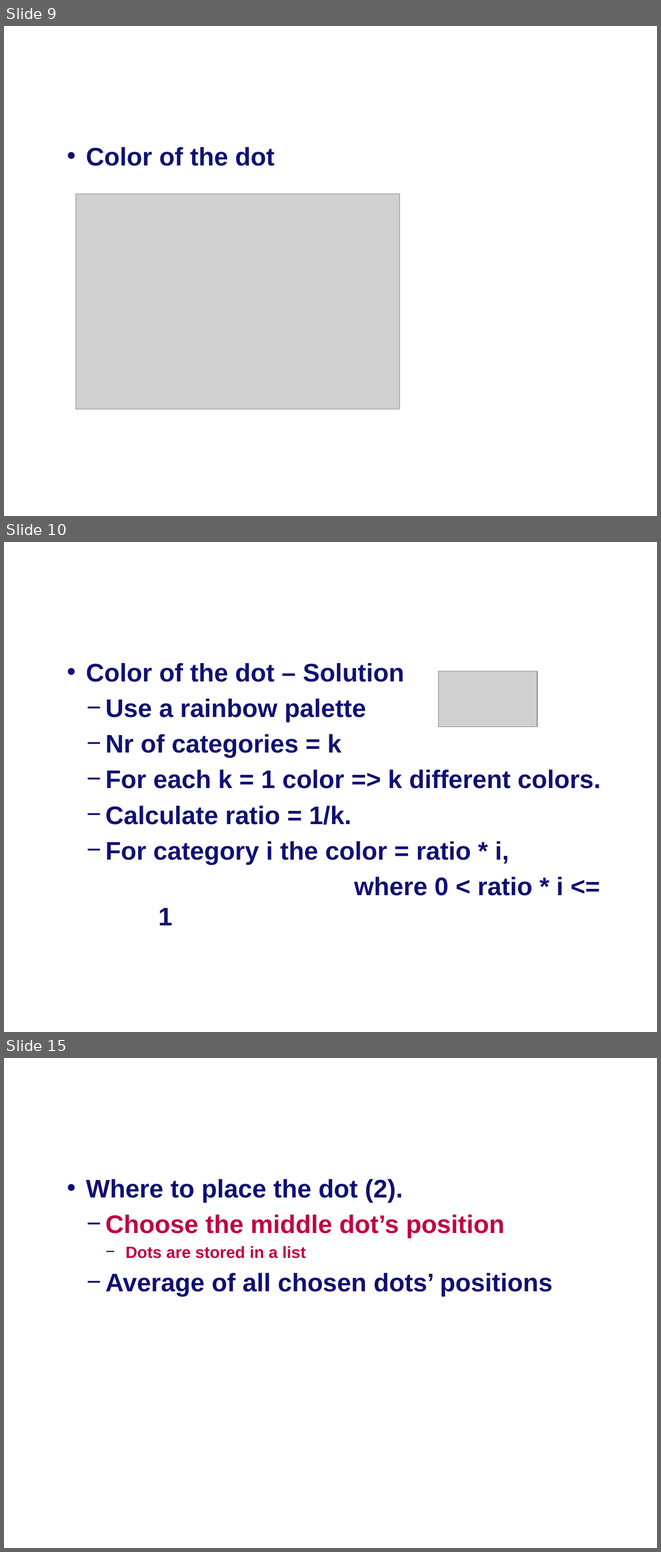
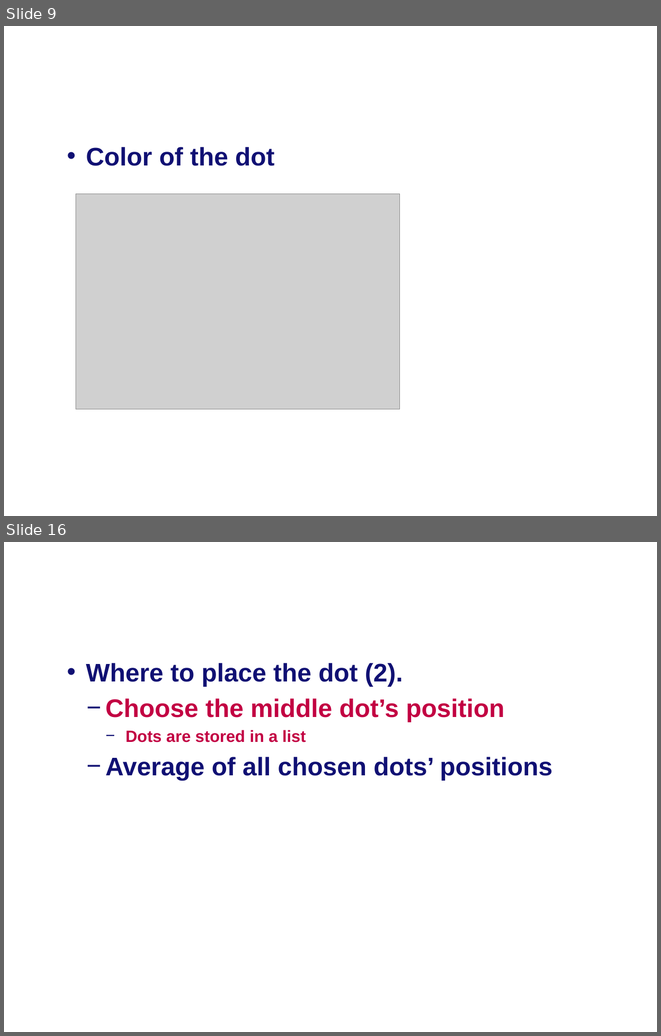
Before and after one commit to radualex/GeographicAlgsProject, a slide deck: GA_Group7_DotMap 20171021.pptx. Shown one above the other, each under a label of ours: slides 9, 10 and 15 before the commit, slides 9 and 16 after it; the slides between them are not shown. The pictures are 661x1552 and 661x1036 pixels, drawn with LibreOffice and Linux fonts; fonts in the diff are those of the drawing; grey boxes stand for pictures; background and template pictures are left out. Boxes give left, top, right and bottom in pixels: in the first picture for what was removed or moved away, otherwise in the second. Text is boxed around its words. In the diff, an @@ line names an element or a change of style, - is before the commit and + after.

```diff
--- a/GA_Group7_DotMap 20171021.pptx
+++ b/GA_Group7_DotMap 20171021.pptx
@@ slide 10 removed at [4, 542, 657, 1032], background #FFFFFF @@
@@ title removed at [48, 558, 621, 624] @@
-Problems
@@ text removed at [86, 663, 601, 925] @@
-  • Color of the dot – Solution
-    − Use a rainbow palette
-    − Nr of categories = k
-    − For each k = 1 color => k different colors.
-    − Calculate ratio = 1/k.
-    − For category i the color = ratio * i,
-          where 0 < ratio * i <= 1
@@ picture removed at [438, 671, 537, 727] @@
@@ what was slide 15 is now slide 16 @@
```
Also in this commit, not shown: 2 slides added.
